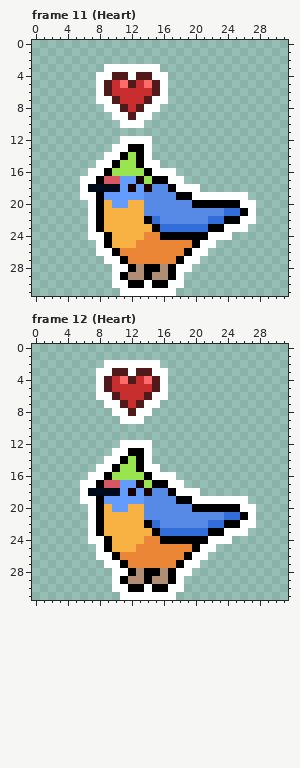
Two versions of one pixel-art file, aseprite/birb.aseprite. The picture above is the old version.
32x32 pixels, 14 frames. Shown: frame 11 (Heart), frame 12 (Heart). The commit also changed other frames, which this record leaves out.
After:
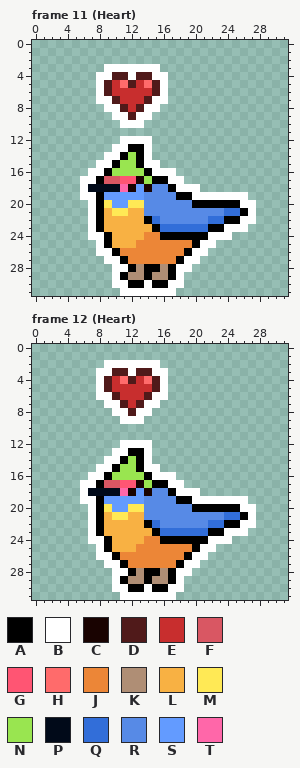
Palette (. is transparent): A #000000  B #ffffff  C #190301  D #501a1a  E #c82e2e  F #d95763  G #ff5573  H #ff6b6b  J #ec8637  K #af8e75  L #f8b143  M #ffe955  N #99e550  P #010a19  Q #326ed9  R #578ae6  S #639bff  T #ff67a9
Difference:
Frame 11 (Heart), layers "tuft", "birb":
y 17: x 11..12 SS -> GG
y 18: x 11 S -> T
y 20: x 9 L -> M; x 12..13 LL -> MM
y 21: x 10..11 LL -> MM
Frame 12 (Heart), layers "tuft", "birb": the same change as frame 11 (Heart)
Pixel boxes of the changes (left, top, right, bottom) in both pictures:
changed: (104, 176, 144, 216)
changed: (104, 480, 144, 520)
